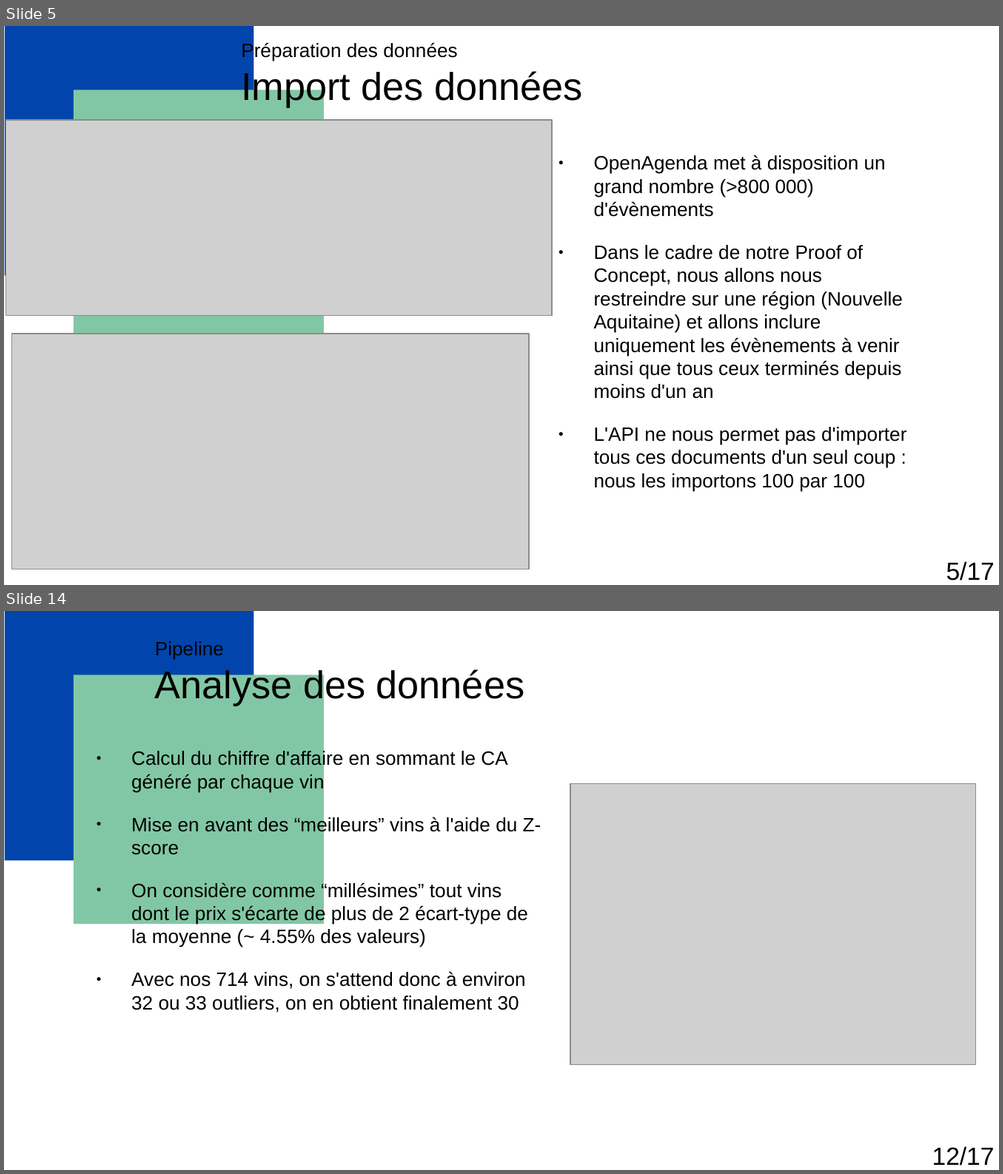
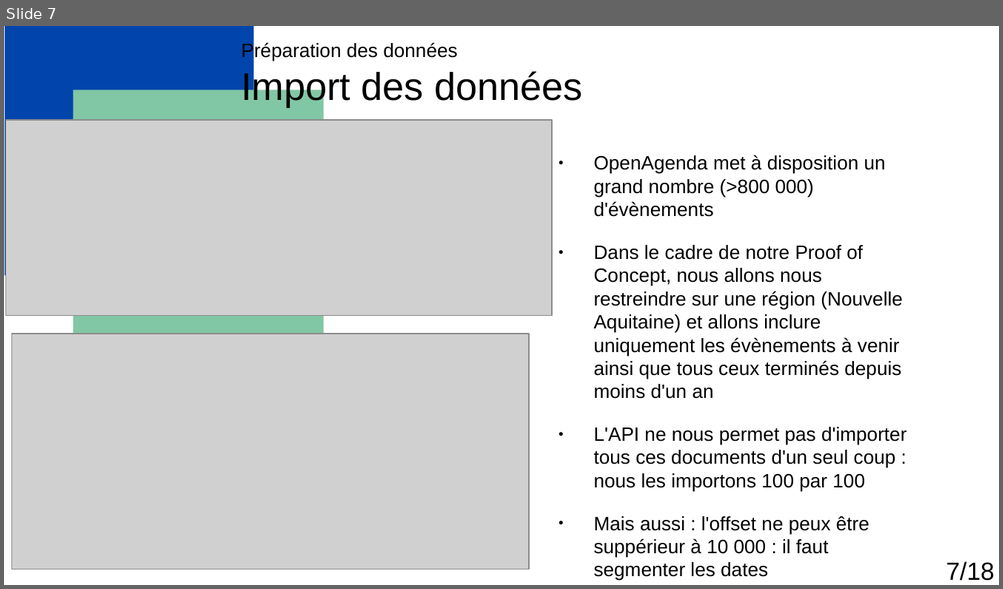
Before and after one commit to Florian-Biggio/Events-with-RAG, a slide deck: Biggio_Florian_1_presentation_052025.odp. Shown one above the other, each under a label of ours: slides 5 and 14 before the commit, slide 7 after it; the slides between them are not shown. The pictures are 1003x1174 and 1003x589 pixels, drawn with LibreOffice and Linux fonts; fonts in the diff are those of the drawing; grey boxes stand for pictures. Boxes give left, top, right and bottom in pixels: in the first picture for what was removed or moved away, otherwise in the second. Text is boxed around its words. In the diff, an @@ line names an element or a change of style, - is before the commit and + after.

```diff
--- a/Biggio_Florian_1_presentation_052025.odp
+++ b/Biggio_Florian_1_presentation_052025.odp
@@ slide 14 removed at (4, 611, 999, 1170), background #FFFFFF; not listed: 5 template elements that a slide beside it also shows @@
@@ title removed at (155, 641, 524, 706) @@
-Pipeline
-Analyse des données
@@ text removed at (131, 749, 541, 1013) @@
-● Calcul du chiffre d'affaire en sommant le CA généré par chaque vin
-● Mise en avant des “meilleurs” vins à l'aide du Z-score
-● On considère comme “millésimes” tout vins dont le prix s'écarte de plus de 2 écart-type de la moyenne (~ 4.55% des valeurs)
-● Avec nos 714 vins, on s'attend donc à environ 32 ou 33 outliers, on en obtient finalement 30
@@ picture removed at (570, 784, 975, 1065) @@
@@ text removed at (932, 1147, 994, 1166) @@
-12/17
@@ what was slide 5 is now slide 7 @@
@@ slide 7 changed as well @@
@@ text at (594, 517, 869, 581): paragraph added @@
+● Mais aussi : l'offset ne peux être suppérieur à 10 000 : il faut segmenter les dates
@@ text at (946, 562, 994, 581): text changed @@
-5/17
+7/18
```
Also in this commit, not shown: 6 other slides changed, 11 slides added, 11 other slides removed, 25 other files.
